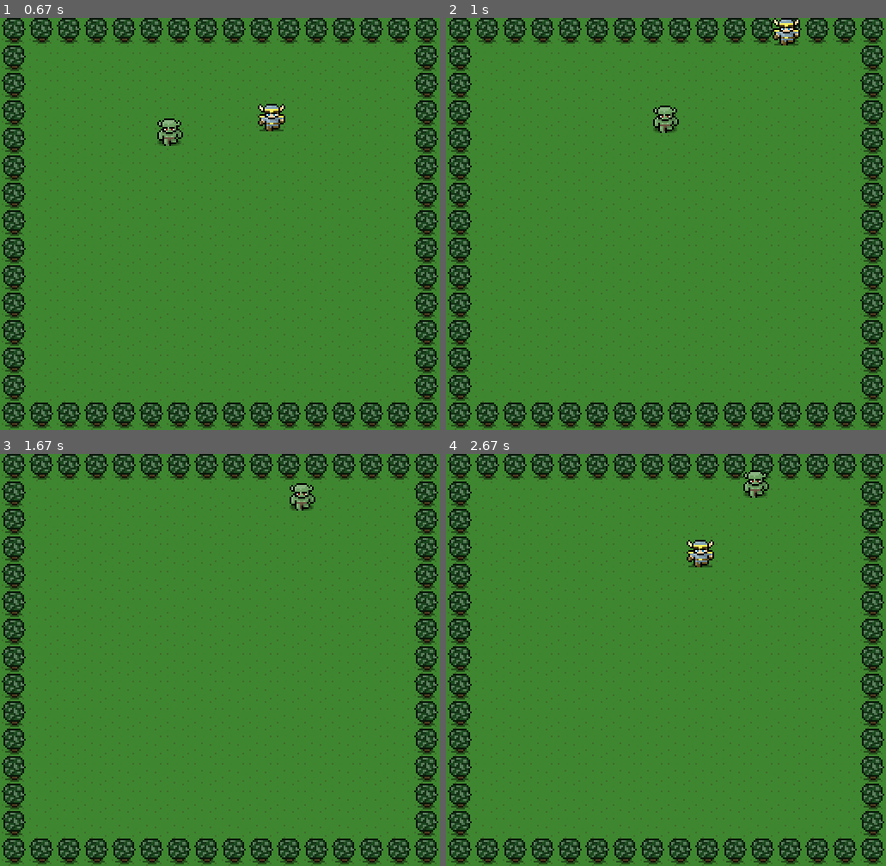
Above: before the commit, frames 1-4 (two rows, left to right).
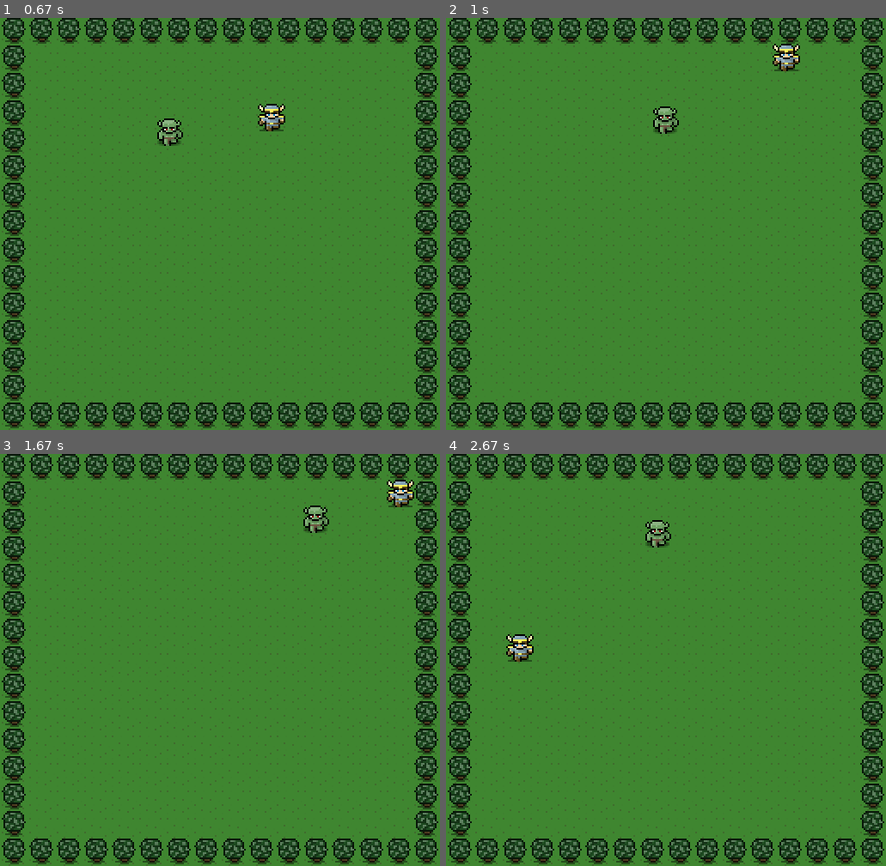
Above: after the commit, the same moments.

Repository: blafuente/unit1immersive-11-18-BL
Game: pygame game, started from pygame_shooter/game.py
The game is run twice, just before and just after one commit, with the same random seed, the same clock (stepped at 60 frames per second) and the same inputs.
Inputs:
- Up to frame 1 (0.67 s): hold Right from 0.33 s (still down)
- Up to frame 2 (1 s): release Right at 0.8 s; hold Up from 0.83 s (still down)
- Up to frame 3 (1.67 s): release Up at 1.13 s; hold Right 1.17-1.63 s
- Up to frame 4 (2.67 s): hold Left 1.67-2.2 s; hold Down 2.23-2.53 s; hold Left from 2.57 s (still down)

Frame 1 is identical in both runs. In frame 2, 0.8% of the frame differs, in the area x 47-81%, y 0-29%; in frame 3, 1.0%; in frame 4, 1.3%, in the area x 13-74%, y 3-51%.

Commit message:
nov 21.2

Diff:
--- a/pygame_shooter/Hero.py
+++ b/pygame_shooter/Hero.py
@@ -23,10 +23,14 @@
             self.should_move_down = start
     def draw_me(self):
         if self.should_move_right:
-            self.x += self.speed
+            if self.x < 448:
+                self.x += self.speed
         elif self.should_move_left:
-            self.x -= self.speed
+            if self.x > 32:
+                self.x -= self.speed
         if self.should_move_up:
-            self.y -= self.speed
+            if self.y > 32:
+                self.y -= self.speed
         elif self.should_move_down:
-            self.y += self.speed
+            if self.y < 416:
+                self.y += self.speed
--- a/pygame_shooter/game.py
+++ b/pygame_shooter/game.py
@@ -37,6 +37,9 @@
 #     'x' : 0,
 #     'y' : 0
 # }
+
+bg_music = pygame.mixer.Sound('faf.wav')
+bg_music.play()
 
 #================MAIN GAME LOOP==============================
 game_on = True
